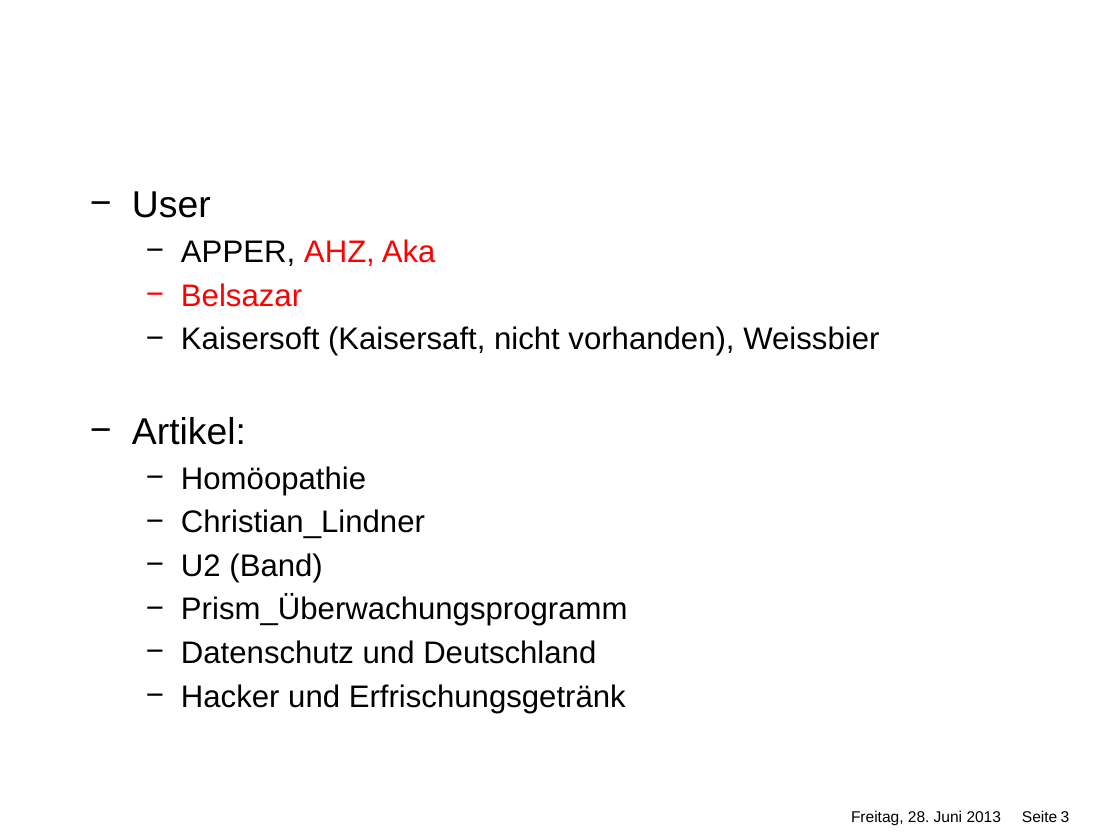
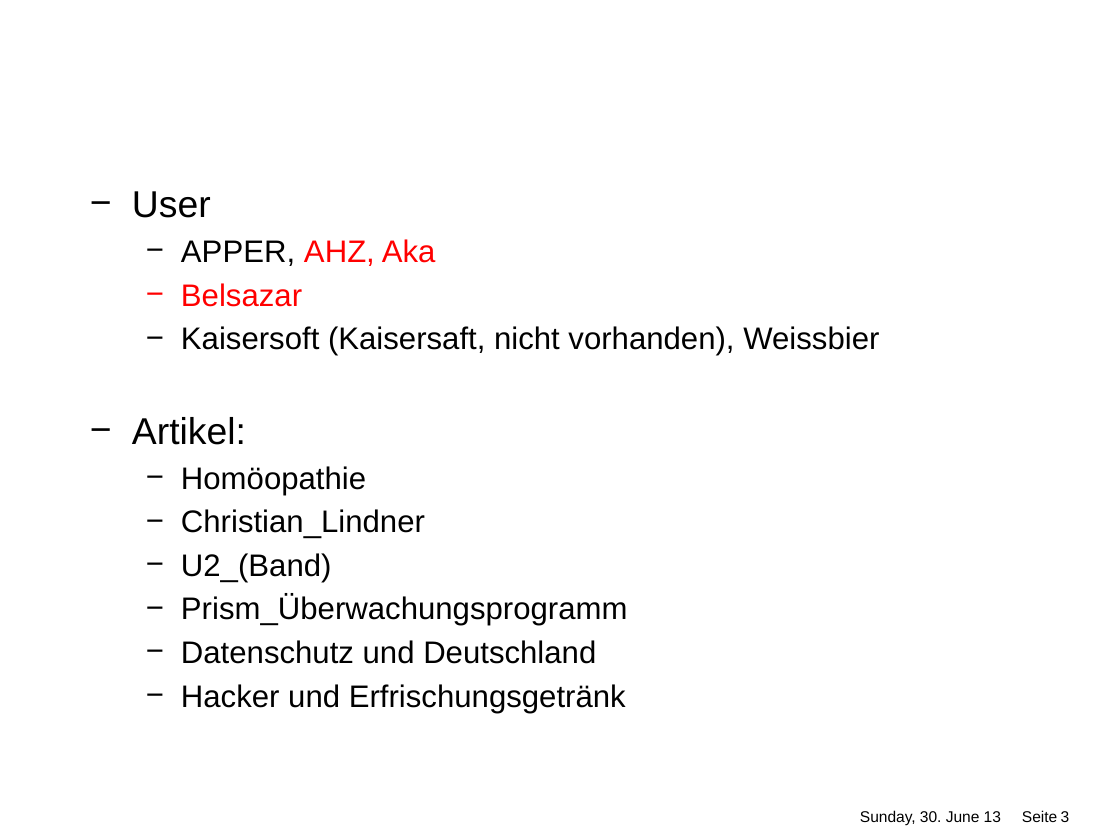
Before and after one commit to scrumbleruser/TDWM, a slide deck: slide 3 of Unterlagen/Praesi_Technologiemanagement.pptx. Drawn at 1120x840 pixels with LibreOffice and Linux fonts; fonts in the diff are those of the drawing; background and template pictures are left out. Boxes give left, top, right and bottom in pixels: in the first picture for what was removed or moved away, otherwise in the second. Text is boxed around its words. In the diff, an @@ line names an element or a change of style, - is before the commit and + after.

```diff
--- a/Unterlagen/Praesi_Technologiemanagement.pptx
+++ b/Unterlagen/Praesi_Technologiemanagement.pptx
@@ text at bbox=[181, 553, 332, 582]: text changed @@
-  − U2 (Band)
+  − U2_(Band)
@@ text at bbox=[860, 810, 1070, 825]: text changed @@
-Freitag, 28. Juni 2013 Seite 3
+Sunday, 30. June 13 Seite 3
```
Also in this commit, not shown: 9 other slides changed, 16 other files.
